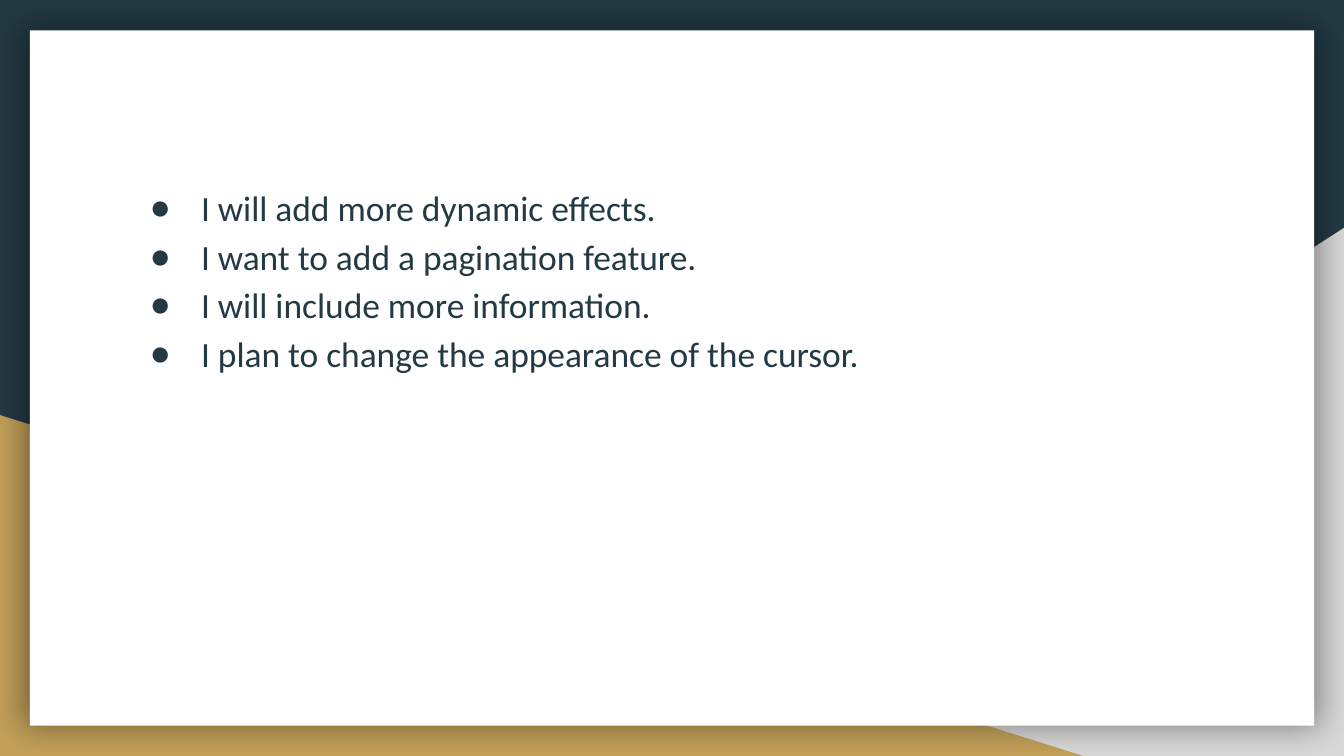
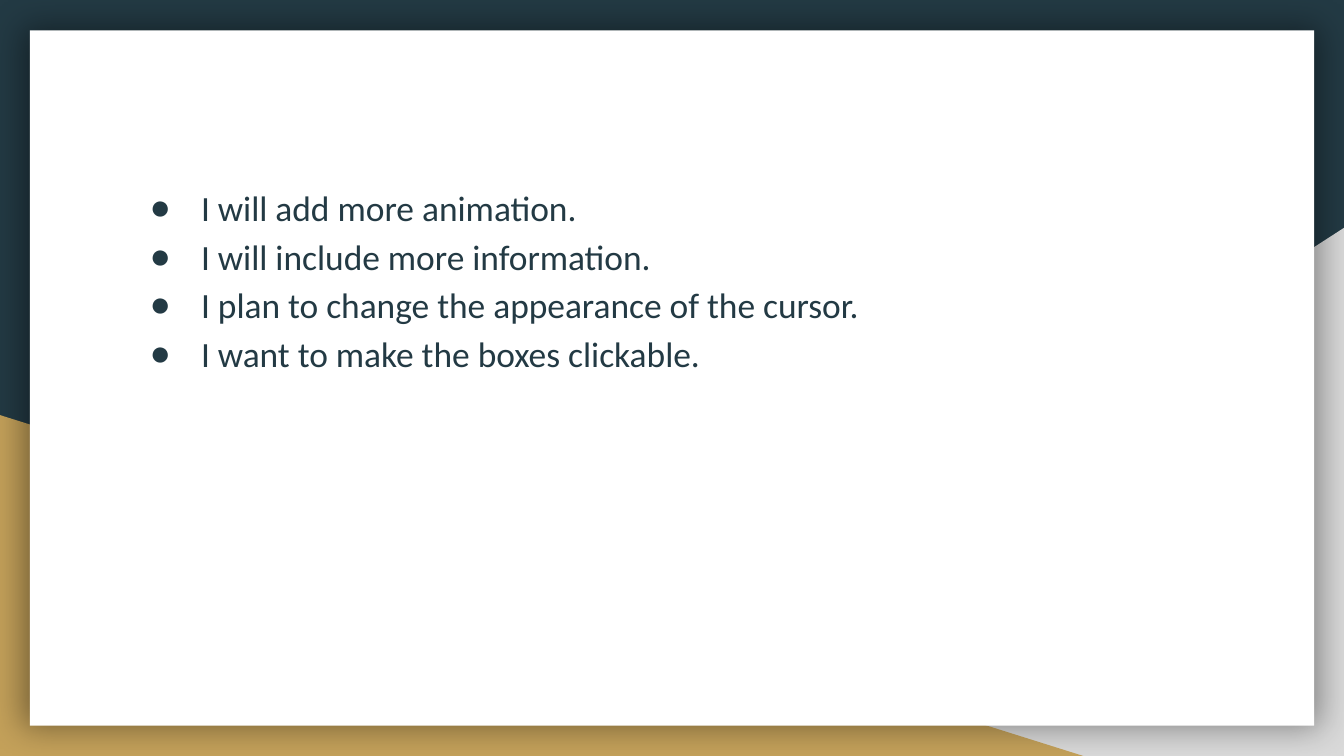
Before and after one commit to chenxixu1018/Classdemo, a slide deck: slide 4 of midterm/web slides.pptx. Drawn at 1344x756 pixels with LibreOffice and Linux fonts; fonts in the diff are those of the drawing. Boxes give left, top, right and bottom in pixels: in the first picture for what was removed or moved away, otherwise in the second. Text is boxed around its words. In the diff, an @@ line names an element or a change of style, - is before the commit and + after.

```diff
--- a/midterm/web slides.pptx
+++ b/midterm/web slides.pptx
@@ text at (201,196,576,222): text changed @@
-● I will add more dynamic effects.
-● I want to add a pagination feature.
+● I will add more animation.
@@ text at (201,342,700,368): paragraph added @@
+● I want to make the boxes clickable.
```
Also in this commit, not shown: 1 slide added, 1 slide removed, 6 other files.
